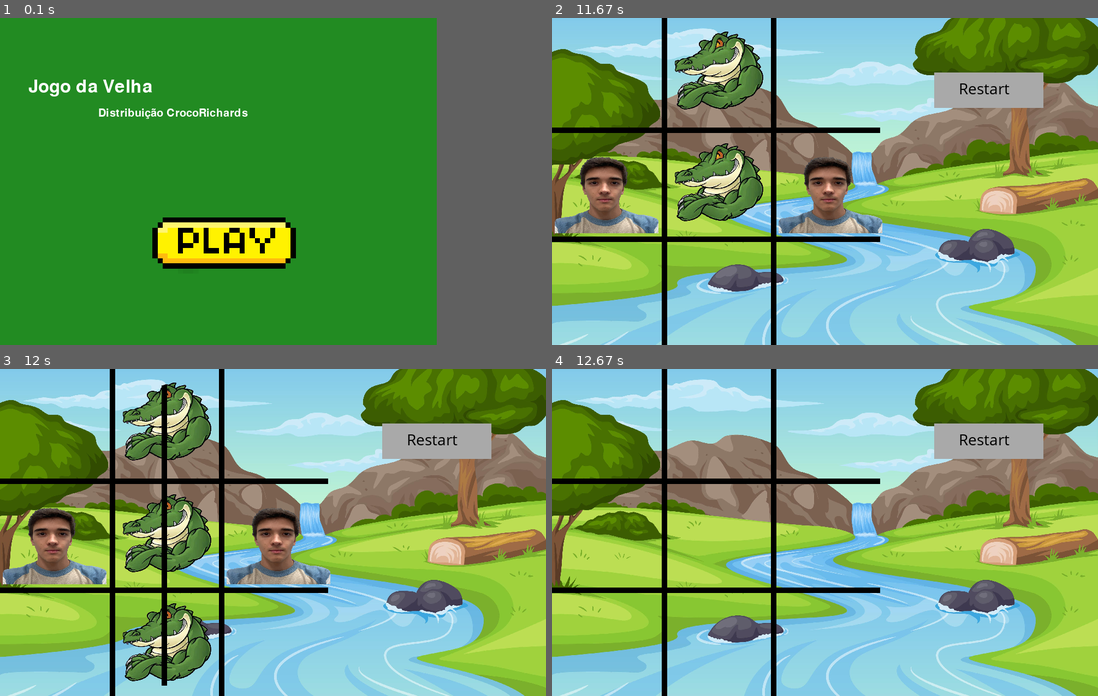
Above: before the commit, frames 1-4 (two rows, left to right).
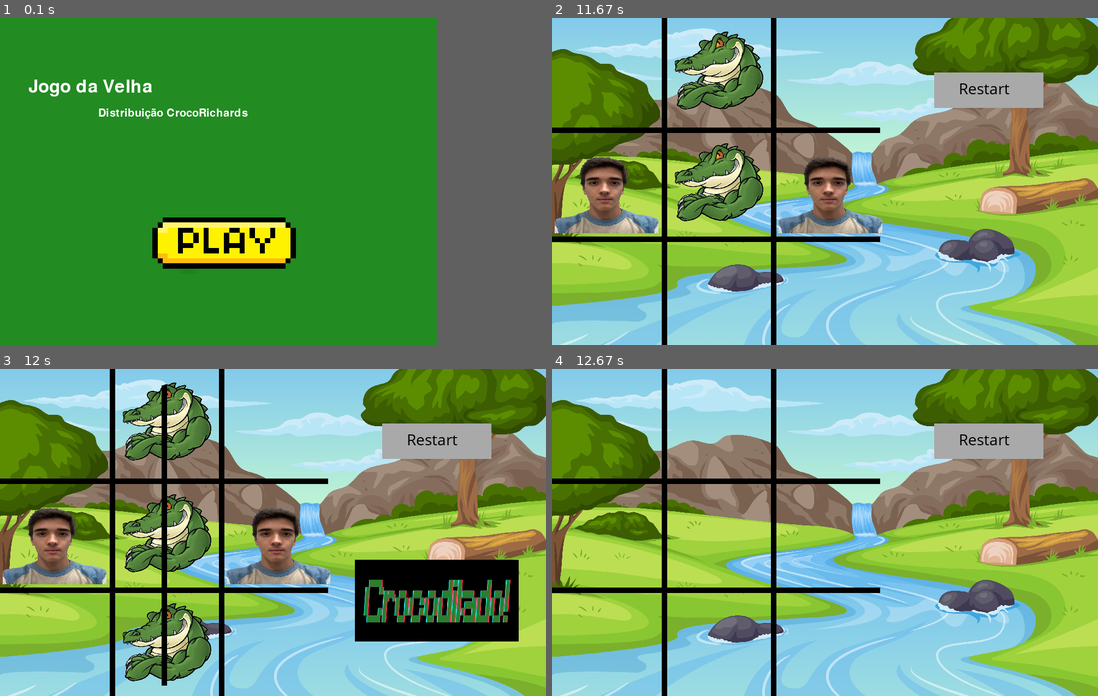
Above: after the commit, the same moments.

Repository: joaovcalmeida/Jogo-do-Velha-Croco
Game: pygame game, started from jogo.py
Two runs of this game, one before a commit and one after it. Both use one fixed random seed, a clock stepped at 60 frames per second and the inputs below.
Inputs (mouse positions are in pixels of both pictures, inside the frame that each line leads up to):
- Up to frame 1 (0.1 s): no input
- Up to frame 2 (11.67 s): click (770, 181) at 0.38 s; click (622, 148) at 0.72 s; click (846, 220) at 1.05 s; click (639, 259) at 1.38 s; click (830, 80) at 1.72 s; click (672, 135) at 2.05 s; click (688, 259) at 2.38 s; click (775, 63) at 2.72 s; click "Restart" at 3.05 s; click (666, 116) at 3.38 s; click (628, 259) at 3.72 s; click (710, 161) at 4.05 s; click (633, 125) at 4.38 s; click (814, 295) at 4.72 s; click (688, 286) at 5.05 s; click "Restart" at 5.38 s; click (715, 57) at 5.72 s; click (825, 63) at 6.05 s; click (814, 214) at 6.38 s; click (988, 96) at 6.72 s; click (830, 230) at 7.05 s; click (672, 276) at 7.38 s; click (797, 299) at 7.72 s; click (759, 148) at 8.62 s; click "Restart" at 8.95 s; click (775, 80) at 9.28 s; click (841, 210) at 9.62 s; click (721, 158) at 9.95 s; click (628, 178) at 10.85 s
- Up to frame 3 (12 s): click (158, 637) at 11.75 s
- Up to frame 4 (12.67 s): click "Restart" at 12.65 s

Frames 1-2 are identical in both runs. In frame 3, 7.5% of the frame differs, in the area x 65-95%, y 58-84%; in frame 4, nothing differs.

Commit message:
vencedores e sons

Diff:
--- a/assets.py
+++ b/assets.py
@@ -12,6 +12,9 @@
 DJ_SOUND = 'dj_sound'
 RIVER_SOUND ='river_sound'
 WIN_SOUND = 'win_sound'
+CROCO_VENCEU = 'croco_venceu'
+DJ_VENCEU = 'dj_venceu'
+DEU_VELHA = 'deu_velha'
 
 
 def load_assets():
@@ -25,6 +28,17 @@
     assets[PLAY_INICIAL_IMG] = pygame.transform.scale(assets[PLAY_INICIAL_IMG], (300, 300))
     assets[PLAY_INICIAL_SELECIONADA_IMG] = pygame.image.load(os.path.join(IMG_DIR,'play_inicial_mais_clara.png')).convert_alpha()
     assets[PLAY_INICIAL_SELECIONADA_IMG] = pygame.transform.scale(assets[PLAY_INICIAL_SELECIONADA_IMG], (300, 300))
+    assets[CROCO_VENCEU] = pygame.image.load(os.path.join(IMG_DIR,'croco_venceu.png')).convert_alpha()
+    assets[CROCO_VENCEU] = pygame.transform.scale(assets[CROCO_VENCEU], (300, 150))
+    assets[CROCO_VENCEU] = pygame.transform.rotate(assets[CROCO_VENCEU], 0)
+    assets[DJ_VENCEU] = pygame.image.load(os.path.join(IMG_DIR,'dj_novelli_venceu.png')).convert_alpha()
+    assets[DJ_VENCEU] = pygame.transform.scale(assets[DJ_VENCEU], (300, 150))
+    assets[DJ_VENCEU] = pygame.transform.rotate(assets[DJ_VENCEU], 0)
+    assets[DEU_VELHA] = pygame.image.load(os.path.join(IMG_DIR,'deu-velha.png')).convert_alpha()
+    assets[DEU_VELHA] = pygame.transform.scale(assets[DEU_VELHA], (300, 150))
+    assets[DEU_VELHA] = pygame.transform.rotate(assets[DEU_VELHA], 0)
+
+
 # Carrega os sons do jogo
     #pygame.mixer.music.load(os.path.join(SND_DIR, ''))
     #pygame.mixer.music.set_volume(0.4)
--- a/game_screen.py
+++ b/game_screen.py
@@ -24,6 +24,35 @@
        self.rect.x = x
        self.rect.y = y
 
+class vencedorx(pygame.sprite.Sprite):
+   def __init__(self, img, x, y):
+       # Construtor da classe mãe (Sprite).
+       pygame.sprite.Sprite.__init__(self)
+
+       self.image = img
+       self.rect = self.image.get_rect()
+       self.rect.x = x
+       self.rect.y = y
+
+class vencedoro(pygame.sprite.Sprite):
+   def __init__(self, img, x, y):
+       # Construtor da classe mãe (Sprite).
+       pygame.sprite.Sprite.__init__(self)
+
+       self.image = img
+       self.rect = self.image.get_rect()
+       self.rect.x = x
+       self.rect.y = y
+
+class Velha(pygame.sprite.Sprite):
+   def __init__(self, img, x, y):
+       # Construtor da classe mãe (Sprite).
+       pygame.sprite.Sprite.__init__(self)
+
+       self.image = img
+       self.rect = self.image.get_rect()
+       self.rect.x = x
+       self.rect.y = y
 
 def game():
     print("entrou no game screen")
@@ -231,12 +260,36 @@
         restart_button(window)
         restart_game(board_array,click_posicao_x,click_posicao_y,end_game,click_on_off)
 
+        fonte_t1 = pygame.font.SysFont("goudystout", 48)
+        fonte_t2 = pygame.font.SysFont("lucidacalligraphy", 30)
+        fonte_t2 = pygame.font.SysFont("lucidacalligraphy", 30)
+        titulo1 = fonte_t1.render('Jogo da Velha', True, (255, 255, 255))
+        titulo2 = fonte_t2.render('Distribuição CrocoRichards', True, (255, 255, 255))
+
         if jogando == False:
             vencedor = verifica_jogo_da_velha(board_array)
-            print(vencedor)
+            if vencedor == 'Croco Venceu':
+                 x= 650
+                 y = 350
+                 croco = vencedorx(assets[CROCO_VENCEU],x,y)
+                 all_sprites.add(croco)
+                 assets['win_sound'].play()
+                 assets['croco_sound'].play()
+            else:
+                 x= 650
+                 y = 350
+                 novelli = vencedoro(assets[DJ_VENCEU],x,y)
+                 all_sprites.add(novelli)
+                 assets['win_sound'].play()
+                 assets['dj_sound'].play()
+
+
 
         elif lista == [False] * 9:
-             print('empate')
+            x= 650
+            y = 350
+            velha = Velha(assets[DEU_VELHA],x,y)
+            all_sprites.add(velha)
 
         #Clique último status
 
--- a/import pygame.py
+++ b/import pygame.py
@@ -13,6 +13,7 @@
 RIVER_SOUND ='river_sound'
 WIN_SOUND = 'win_sound'
 
+
 def load_assets():
     assets = {}
     assets[BACKGROUND] = pygame.image.load(os.path.join(IMG_DIR,'6206152.jpg')).convert()
@@ -20,6 +21,7 @@
     assets[PESSOA_IMG] = pygame.image.load(os.path.join(IMG_DIR,'imagem pessoa 1,jpeg')).convert_alpha()
     assets[PLAY_INICIAL_IMG] = pygame.image.load(os.path.join(IMG_DIR,'play inicial.png')).convert_alpha()
     assets[PLAY_INICIAL_SELECIONADA_IMG] = pygame.image.load(os.path.join(IMG_DIR,'play inicial mais clara.png')).convert_alpha()
+
 # Carrega os sons do jogo
     pygame.mixer.music.load(os.path.join(SND_DIR, ''))
     pygame.mixer.music.set_volume(0.4)
Binary file added: assets/img/caio-venceu.png
Binary file added: assets/img/croco_venceu.png
Binary file added: assets/img/crocodilado.png
Binary file added: assets/img/deu-velha.png
Binary file added: assets/img/dj_novelli_venceu.png
